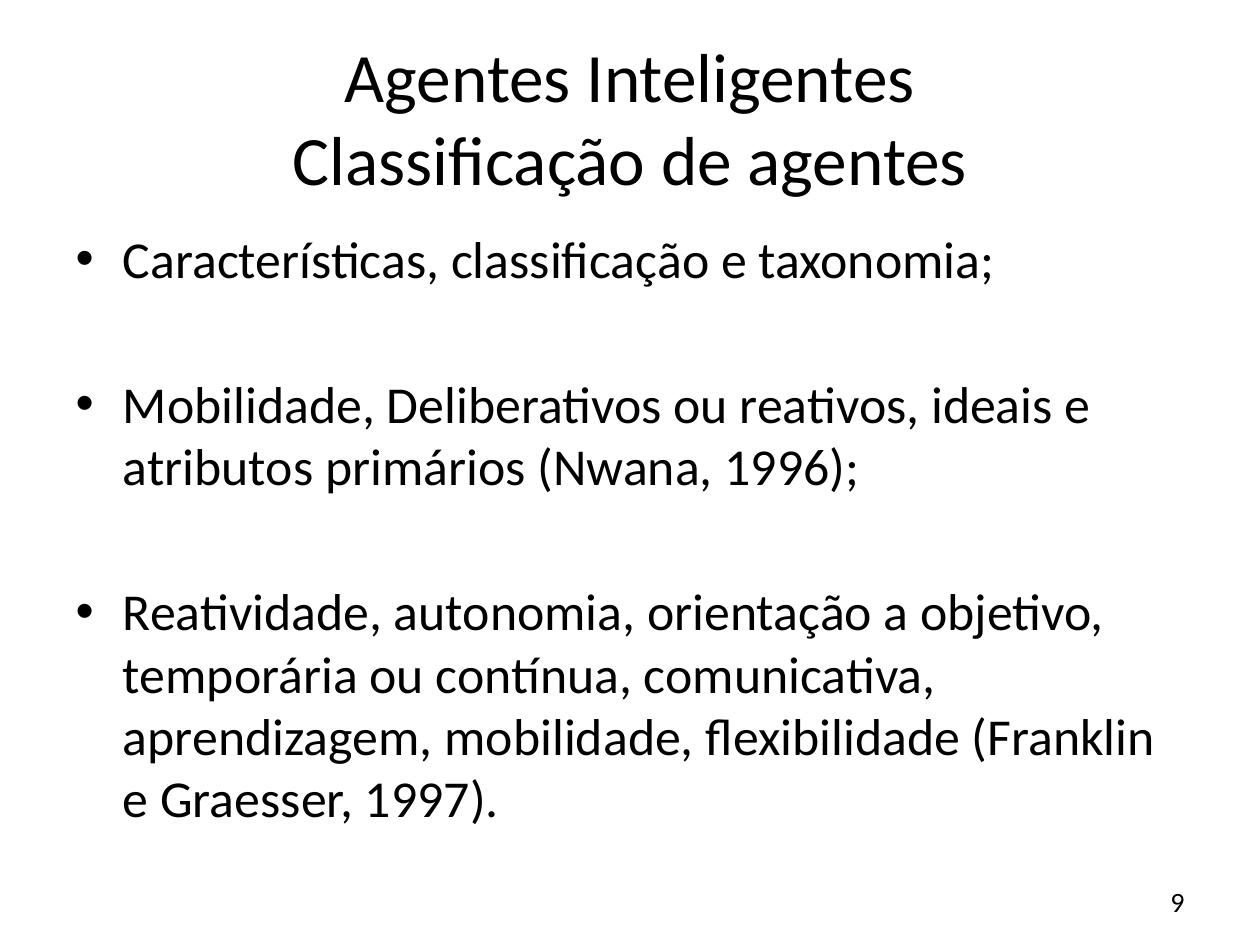
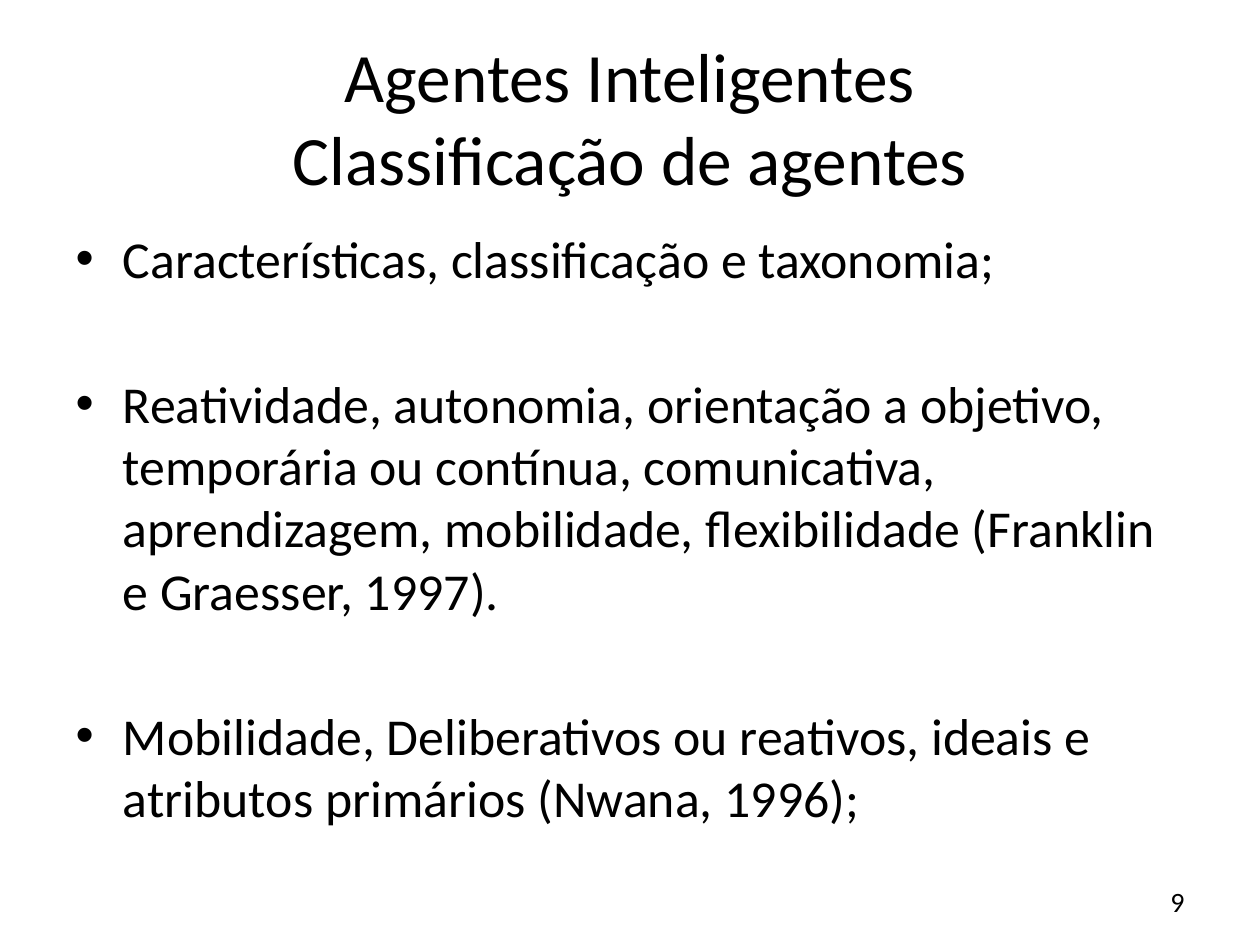
Before and after one commit to JonathanOhara/dissertacao, a slide deck: slide 9 of Apresentação Qualificação.pptx. Drawn at 1260x945 pixels with LibreOffice and Linux fonts; fonts in the diff are those of the drawing; background and template pictures are left out. Boxes give left, top, right and bottom in pixels: in the first picture for what was removed or moved away, otherwise in the second. Text is boxed around its words. In the diff, an @@ line names an element or a change of style, - is before the commit and + after.

```diff
--- a/Apresentação Qualificação.pptx
+++ b/Apresentação Qualificação.pptx
@@ text at [123, 387, 1155, 617]: paragraph added @@
+• Reatividade, autonomia, orientação a objetivo, temporária ou contínua, comunicativa, aprendizagem, mobilidade, flexibilidade (Franklin e Graesser, 1997).
@@ text at [123, 594, 1155, 824]: paragraph removed @@
-• Reatividade, autonomia, orientação a objetivo, temporária ou contínua, comunicativa, aprendizagem, mobilidade, flexibilidade (Franklin e Graesser, 1997).
```
Also in this commit, not shown: 12 other slides changed, 4 slides added, 2 other files.
